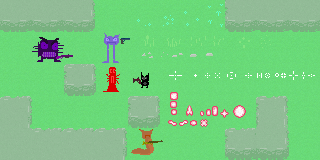
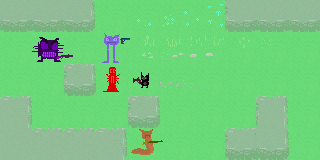
Revision of a layered (320, 160) image; what changed, layer by layer:
added layer "Particles" above "Projectiles" over [160, 80, 197, 89]
hid "Projectiles" over [168, 92, 246, 127]
hid "Crosshairs", moved it above "Rifle copy" over [169, 71, 315, 80]
